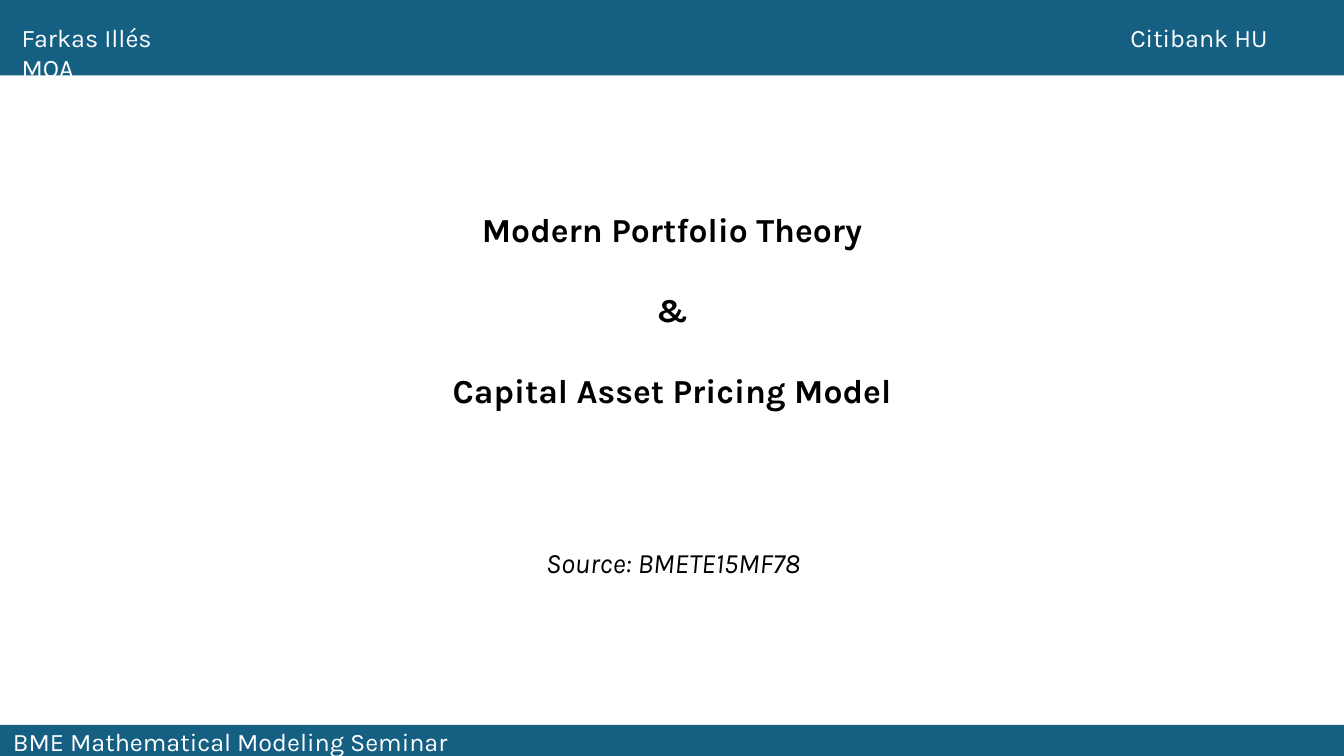
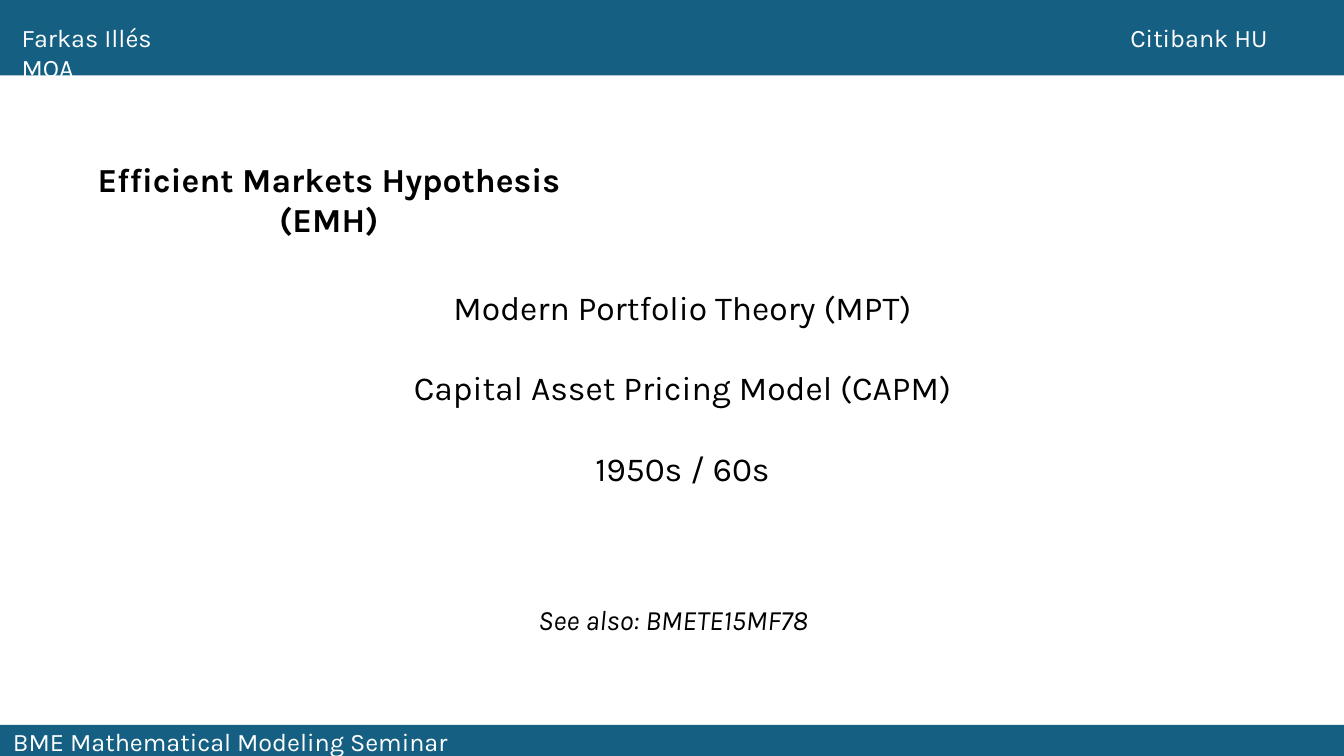
Before and after one commit to fij/btup, a slide deck: slide 4 of MMS_2024_09_10/Farkas_2024_09_10.pptx. Drawn at 1344x756 pixels with LibreOffice and Linux fonts; fonts in the diff are those of the drawing. Boxes give left, top, right and bottom in pixels: in the first picture for what was removed or moved away, otherwise in the second. Text is boxed around its words. In the diff, an @@ line names an element or a change of style, - is before the commit and + after.

Commit message:
updated slides on asset, risk, set up what/how/why

```diff
--- a/MMS_2024_09_10/Farkas_2024_09_10.pptx
+++ b/MMS_2024_09_10/Farkas_2024_09_10.pptx
@@ text added at (x1=98, y1=168, x2=561, y2=236), 24 pt, text #000000, bold @@
+Efficient Markets Hypothesis (EMH)
@@ text at (x1=414, y1=295, x2=951, y2=482): text changed; bold off @@
-Modern Portfolio Theory
-&
-Capital Asset Pricing Model
+Modern Portfolio Theory (MPT)
+Capital Asset Pricing Model (CAPM)
+1950s / 60s
@@ text at (x1=538, y1=611, x2=808, y2=631): text changed @@
-Source: BMETE15MF78
+See also: BMETE15MF78
```
Also in this commit, not shown: 6 other slides changed, 3 slides added.
